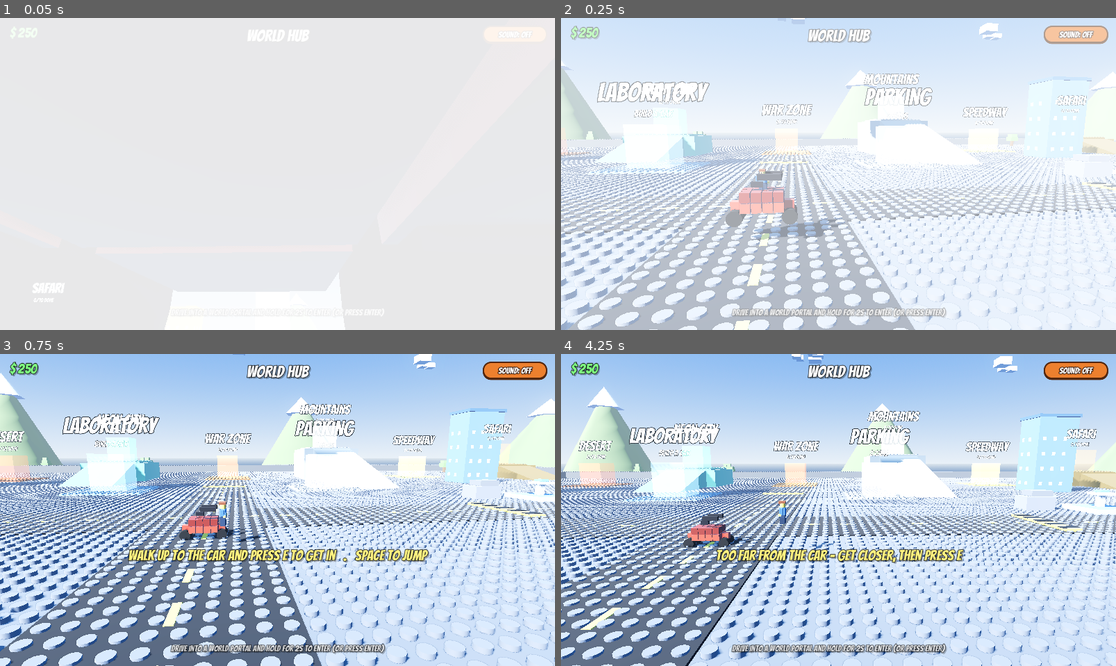
Above: before the commit, frames 1-4 (two rows, left to right).
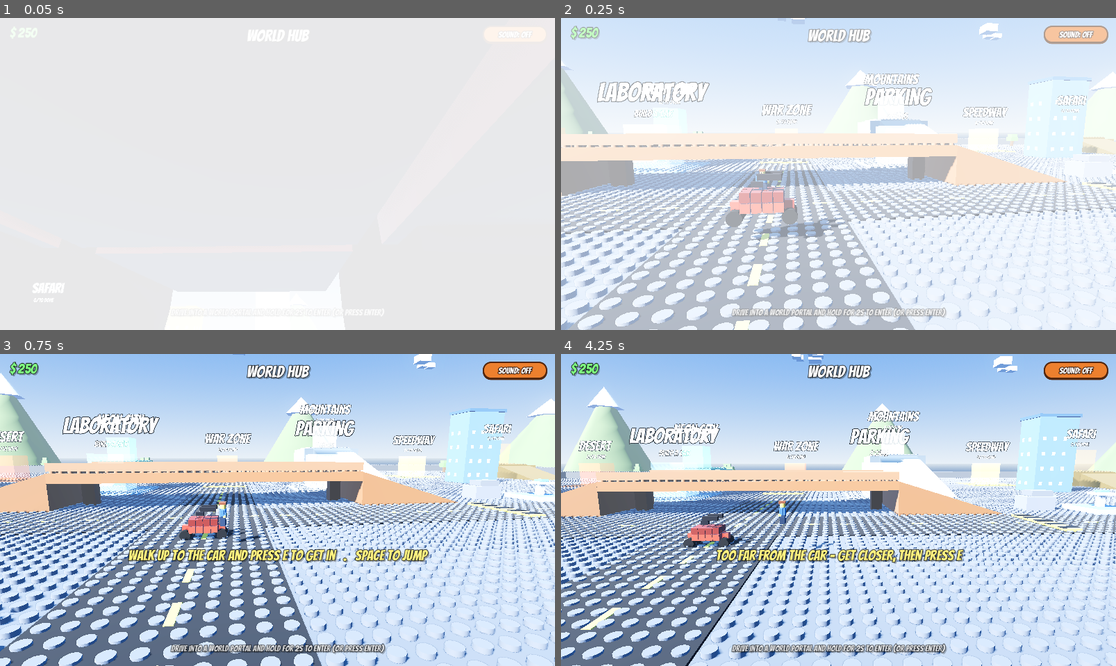
Above: after the commit, the same moments.

Repository: mrshapron/brick-stunt-rally
Game: Godot game, scene res://scenes/hub.tscn
The game is run twice, just before and just after one commit, with the same random seed, the same clock (stepped at 60 frames per second) and the same inputs.
Inputs (mouse positions are in pixels of both pictures, inside the frame that each line leads up to):
- Up to frame 1 (0.05 s): no input
- Up to frame 2 (0.25 s): no input
- Up to frame 3 (0.75 s): tap Enter at 0.5 s; move the mouse to (399, 494) at 0.52 s; hold Right (move_right) from 0.53 s (still down); hold E (interact) from 0.53 s (still down); click (399, 494) at 0.67 s
- Up to frame 4 (4.25 s): tap Enter every 0.75 s from 1.25 to 3.5 s; move the mouse to (727, 525) at 1.27 s; release Right (move_right) at 1.28 s; release E (interact) at 1.28 s; hold Down (move_down) 1.28-2.03 s; tap N (advance) at 1.35 s; tap E (interact) at 1.55, 2.3, 2.85 s; move the mouse to (894, 441) at 2.02 s; hold Right (move_right) 2.03-2.78 s; hold Space (fire) 2.03-2.78 s; move the mouse to (810, 572) at 2.77 s; hold Up (move_up) 2.78-3.53 s; click (810, 572) at 2.92 s; move the mouse to (1005, 556) at 3.52 s; hold Left (move_left) from 3.53 s (still down); hold E (interact) from 3.53 s (still down); tap F at 3.6 s; tap Escape (menu) at 4.15 s

Frame 1 is identical in both runs. In frame 2, 10% of the frame differs, in the area x 0-92%, y 36-58%; in frame 3, 7.9%; in frame 4, 7.2%.

Commit message:
Add a drivable lego bridge/overpass to the hub (ramps, deck, rails, pillars)

Diff:
--- a/scripts/drive_scene.gd
+++ b/scripts/drive_scene.gd
@@ -190,6 +190,34 @@
 	ramp.position = Vector3(cx, height * 0.5 - 0.05, cz + plat_w * 0.5 + length * 0.5)
 	add_child(ramp)
 	return height
+
+
+func add_bridge(cx: float, cz: float, length: float, height: float, color: Color) -> void:
+	# A drivable lego overpass: a studded deck with ramps up both ends, side
+	# rails, and end pillars (the centre is left open to drive under).
+	var deck_w := 12.0
+	var ramp_len := height / tan(deg_to_rad(17.0))
+
+	var deck := BrickFactory.make_brick(Vector3(length, 1.2, deck_w), color, "static", true)
+	deck.position = Vector3(cx, height - 0.6, cz)
+	add_child(deck)
+
+	var lr := BrickFactory.make_wedge(Vector3(ramp_len, height, deck_w), color.darkened(0.05))
+	lr.position = Vector3(cx - length * 0.5 - ramp_len * 0.5, height * 0.5 - 0.05, cz)
+	add_child(lr)
+	var rr := BrickFactory.make_wedge(Vector3(ramp_len, height, deck_w), color.darkened(0.05), true)
+	rr.position = Vector3(cx + length * 0.5 + ramp_len * 0.5, height * 0.5 - 0.05, cz)
+	add_child(rr)
+
+	for px in [cx - length * 0.5 + 2.0, cx + length * 0.5 - 2.0]:
+		var pillar := BrickFactory.make_brick(Vector3(1.6, height, 1.6), color.darkened(0.25), "static", false)
+		pillar.position = Vector3(px, height * 0.5, cz)
+		add_child(pillar)
+
+	for sz in [deck_w * 0.5 - 0.3, -(deck_w * 0.5 - 0.3)]:
+		var rail := BrickFactory.make_brick(Vector3(length, 1.0, 0.4), color.lightened(0.1), "static", true)
+		rail.position = Vector3(cx, height + 0.7, cz + sz)
+		add_child(rail)
 
 
 func add_park_decor(half: float, accent: Color) -> void:
--- a/scripts/hub.gd
+++ b/scripts/hub.gd
@@ -27,6 +27,8 @@
 		var f := Decor.fountain()
 		f.position = fpos
 		add_child(f)
+
+	add_bridge(0, -12, 38, 4.5, Color("#b0683a"))
 
 	# World portals in a back row, each on a decorated pad.
 	var n := GameState.get_world_count()
